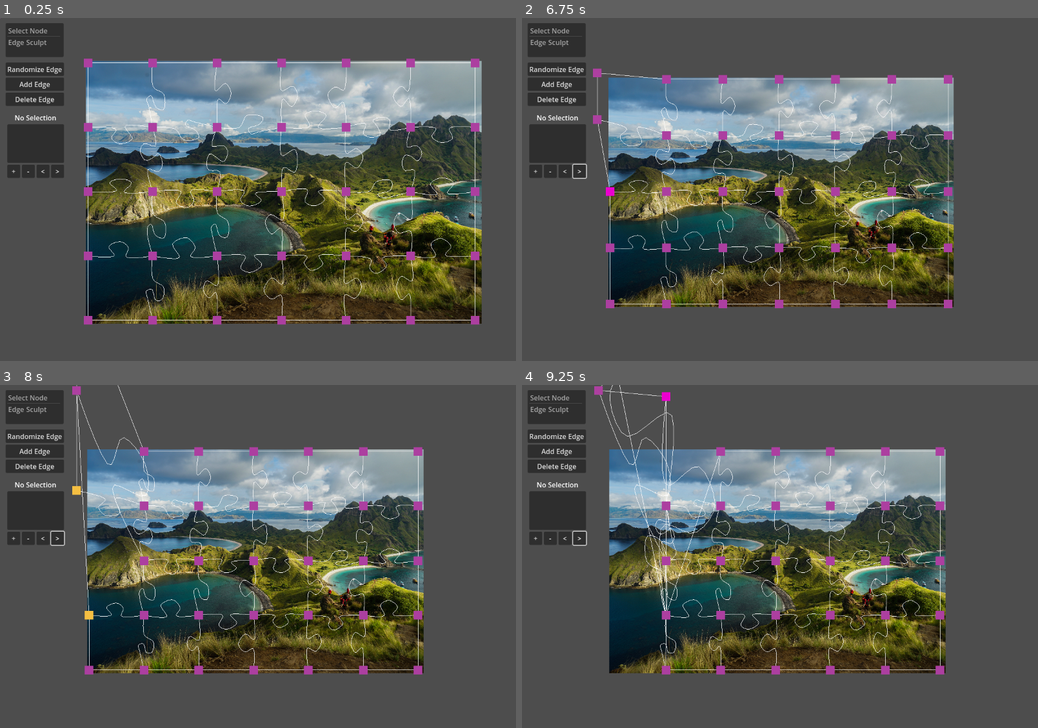
Above: before the commit, frames 1-4 (two rows, left to right).
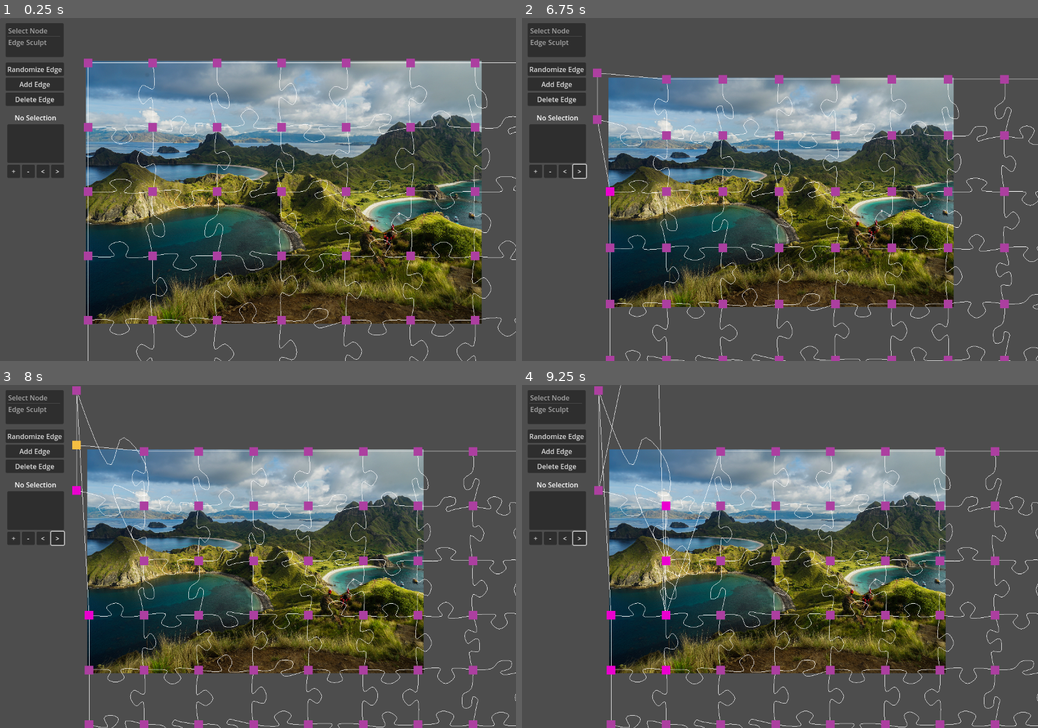
Above: after the commit, the same moments.

Repository: kreibaum/puzzle-shark
Game: Godot game, scene res://editor.tscn
The game is run twice, just before and just after one commit, with the same random seed, the same clock (stepped at 60 frames per second) and the same inputs.
Inputs (mouse positions are in pixels of both pictures, inside the frame that each line leads up to):
- Up to frame 1 (0.25 s): no input
- Up to frame 2 (6.75 s): click (558, 69) at 0.5 s, where only the run before the commit has a clickable "Randomize Edge"; click (558, 83) at 1.25 s, where only the run before the commit has a clickable "Add Edge"; click (537, 172) at 2 s, where only the run before the commit has a clickable "+"; click (552, 172) at 2.75 s, where only the run before the commit has a clickable "-"; click (563, 172) at 3.5 s, where only the run before the commit has a clickable "<"; click (578, 172) at 4.25 s, where only the run before the commit has a clickable ">"; tap Enter at 5, 6.5 s; drag from (609, 62) to (522, 18) at 5.02 s; tap Space at 5.75 s; drag from (609, 127) to (522, 18) at 5.77 s; move the mouse to (609, 192) at 6.52 s; hold Mouse wheel down (ZoomIn) from 6.53 s (still down); click (609, 192) at 6.67 s
- Up to frame 3 (8 s): tap Middle mouse button (Drag) at 6.8 s; release Mouse wheel down (ZoomIn) at 7.25 s; drag from (87, 614) to (77, 443) at 7.27 s
- Up to frame 4 (9.25 s): drag from (609, 669) to (666, 450) at 8.02 s; drag from (666, 450) to (666, 614) at 8.77 s

The runs differ from the first frame. In frame 1, 3.5% of the frame differs, in the area x 17-100%, y 12-100%; in frame 2, 4.1%; in frame 3, 4.3%; in frame 4, 5.3%, in the area x 14-100%, y 0-100%.

Commit message:
step 1: bring all translation / dragging related code from handles to puzzle canvas

Diff:
--- a/DragDropHandle.gd
+++ b/DragDropHandle.gd
@@ -1,6 +1,17 @@
 class_name DragDropHandle extends Area2D
 
-var position_before_drag: Vector2 = Vector2.INF
+var stored_position: Vector2 = Vector2.INF
+
+func store_position(position_to_store: Vector2):
+	stored_position = position_to_store
+
+func unstore_position():
+	stored_position = Vector2.INF
+
+func restore_position():
+	var position_to_restore = stored_position
+	unstore_position()
+	return position_to_restore
 
 var hovered: bool = false:
 	set(value):
@@ -30,54 +41,15 @@
 func _ready():
 	camera.zoom_changed.connect(update_zoom)
 
-
-## Moves the handle by the given offset, but remembers where it was before the
-## drag started so that it can be rolled back.
-func preview_drag(delta: Vector2):
-	if position_before_drag == Vector2.INF:
-		position_before_drag = self.position
-	move_to(position_before_drag + delta)
-
-
-## Commits the drag, i.e. the handle is moved to the new position and the
-## position before the drag is forgotten.
-func commit_drag(delta: Vector2):
-	preview_drag(delta)
-	position_before_drag = Vector2.INF
-
-
-## Rolls back the drag, i.e. the handle is moved back to the position before the
-## drag started.
-func rollback_drag():
-	if position_before_drag != Vector2.INF:
-		move_to(position_before_drag)
-		position_before_drag = Vector2.INF
-
-
-# Sets the position and triggers the signal so dependent objects can update.
-func move_to(new_position):
-	if self.position != new_position:
-		self.position = new_position
-		position_changed.emit()
-
-
-func transform(transformation: Transform2D):
-	self.position = transformation * self.position
-	position_changed.emit()
-
-
 # Called when the mouse is pressed
 func _input_event(_viewport, event, _shape_index):
 	captured_input_event.emit(self, event)
 
-
 func _mouse_enter():
 	captured_hover_event.emit(self, true)
 
-
 func _mouse_exit():
 	captured_hover_event.emit(self, false)
-
 
 func update_color():
 	if selected:
--- a/PuzzleCanvas/PuzzleCanvas.gd
+++ b/PuzzleCanvas/PuzzleCanvas.gd
@@ -22,8 +22,8 @@
 signal selection_changed
 
 func _ready():
-	var w = 7
-	var h = 5
+	var w = 50
+	var h = 50
 
 	for x in range(0, w):
 		for y in range(0, h):
@@ -51,6 +51,10 @@
 			if x == 0 or x == w - 1:
 				edge.make_straight()
 
+## Project a point onto the puzzle canvas
+func project_onto_canvas(point: Vector2):
+	return point
+
 ## Creates an edge between the two handles.
 func create_edge(left: DragDropHandle, right: DragDropHandle) -> Edge:
 	var edge: Edge = edge_scene.instantiate()
@@ -75,6 +79,7 @@
 	return null
 
 
+## Returns an array containing all currently selected edges
 func get_selected_edges() -> Array:
 	var result = []
 	for edge in edges:
@@ -82,36 +87,47 @@
 			result.append(edge)
 	return result
 
+## Remove an edge from the puzzle canvas
 func delete_edge(edge: Edge):
 	edges.erase(edge)
 	edge.queue_free()
 	selection_changed.emit()
 
+## Move a handle to a target position. If this position is outside of
+## the bounding box, project the handle onto it. *All* modifications
+## of a handle's position should go through this function.
+func move_handle_to(handle: DragDropHandle, target_position: Vector2):
+	var new_position = project_onto_canvas(target_position)
+	if handle.position != new_position:
+		handle.position = new_position
+		handle.position_changed.emit()
 
-## Applies a function to all currently selected handles. (Vertices)
-## It also applies on the current hover if it is not selected.
-func apply_on_selection(fkt):
-	for any_handle in current_selection:
-		fkt.call(any_handle)
-	if current_hover != null and current_hover not in current_selection:
-		fkt.call(current_hover)
+## Translate a handle by an offset vector, respecting the canvas bounding box
+func move_handle_by(handle: DragDropHandle, delta: Vector2):
+	var target_position = handle.position + delta
+	move_handle_to(handle, target_position)
 
+## Notify handle that a dragging event starts
+func drag_handle_start(handle: DragDropHandle):
+	handle.store_position(handle.position)
 
+## Notify handle that a dragging event finished sucessfully
+func drag_handle_end(handle: DragDropHandle):
+	handle.unstore_position()
 
-func _unhandled_input(event):
-	state_machine.unhandled_input(event)
-
-
+## Notify handle that a dragging event was aborted
+func drag_handle_rollback(handle: DragDropHandle):
+	move_handle_to(handle, handle.restore_position())
 
 ## Removes a handle from the selection set, if it is inside.
-func deselect(handle):
+func deselect_handle(handle):
 	current_selection.erase(handle)
 	handle.selected = false
 	selection_changed.emit()
 
 
 ## Removes all handles from the selection set.
-func deselect_all():
+func deselect_all_handles():
 	for handle in current_selection:
 		handle.selected = false
 	current_selection.clear()
@@ -119,10 +135,23 @@
 
 
 ## Adds a handle to the selection set.
-func select(handle):
+func select_handle(handle):
 	current_selection[handle] = true
 	handle.selected = true
 	selection_changed.emit()
+
+## Applies a function to all currently selected handles. (Vertices)
+## It also applies on the current hover if it is not selected.
+func apply_on_selected_handles(fkt):
+	for any_handle in current_selection:
+		fkt.call(any_handle)
+	if current_hover != null and current_hover not in current_selection:
+		fkt.call(current_hover)
+
+func move_selected_handles_by(delta: Vector2):
+	apply_on_selected_handles(func(handle): move_handle_by(handle, delta))
+
+
 
 
 func saveToFile():
@@ -146,3 +175,6 @@
 	svg_path = svg_path.trim_suffix(" L ")
 
 	return svg_path
+
+func _unhandled_input(event):
+	state_machine.unhandled_input(event)
--- a/UI/SelectState.gd
+++ b/UI/SelectState.gd
@@ -1,7 +1,7 @@
 class_name SelectState extends State
 
 # Variables related to dragging. INF means we are not dragging.
-var drag_start: Vector2 = Vector2.INF
+var drag_position: Vector2 = Vector2.INF
 
 
 # Called when the node enters the scene tree for the first time.
@@ -14,24 +14,25 @@
 		if event.button_index == MOUSE_BUTTON_LEFT:
 			if event.pressed:
 				# We are now dragging.
-				drag_start = canvas.get_global_mouse_position()
+				canvas.apply_on_selected_handles(canvas.drag_handle_start)
+				drag_position = canvas.get_global_mouse_position()
 			else:
 				# Is this adding to the selection?
 				if is_additive_selection():
 					if canvas.current_selection.has(handle):
-						canvas.deselect(handle)
+						canvas.deselect_handle(handle)
 					else:
-						canvas.select(handle)
+						canvas.select_handle(handle)
 				else:
 					# Exclusive mode, so we deselect everything else.
-					canvas.deselect_all()
-					canvas.select(handle)
+					canvas.deselect_all_handles()
+					canvas.select_handle(handle)
 
 				handle_mouse_release()
 		elif event.button_index == MOUSE_BUTTON_RIGHT:
 			# Rollback the drag.
-			drag_start = Vector2.INF
-			canvas.apply_on_selection(func(handle): handle.rollback_drag())
+			canvas.apply_on_selected_handles(canvas.drag_handle_rollback)
+			drag_position = Vector2.INF
 
 			# Remove the selection box without effect.
 			canvas.selection_box.end_selection()
@@ -54,34 +55,36 @@
 		event is InputEventKey and event.keycode == KEY_S and event.ctrl_pressed and event.pressed
 	)
 
-
 ## Handles release of the left mouse button.
 func handle_mouse_release():
 	# Are we dragging? If so, we need to commit the drag.
-	if drag_start != Vector2.INF:
-		var delta = canvas.get_global_mouse_position() - drag_start
-		canvas.apply_on_selection(func(handle): handle.commit_drag(delta))
-		drag_start = Vector2.INF
+	if drag_position != Vector2.INF:
+		var delta = canvas.get_global_mouse_position() - drag_position
+		canvas.move_selected_handles_by(delta)
+		canvas.apply_on_selected_handles(canvas.drag_handle_end)
+		drag_position = Vector2.INF
 
 	# We also commit the selection box, if we have one:
 	if canvas.selection_box.is_selecting:
 		# Is this adding to the selection?
 		if !is_additive_selection():
 			# Exclusive mode, so we deselect everything else.
-			canvas.deselect_all()
+			canvas.deselect_all_handles()
 
 		for handle in canvas.selection_box.current_selection:
-			canvas.select(handle)
+			canvas.select_handle(handle)
 
 		canvas.selection_box.end_selection()
 
 
 ## Handles mouse motion based on the global mouse position.
 func handle_mouse_motion(event: InputEventMouseMotion):
-	if drag_start != Vector2.INF:
+	if drag_position != Vector2.INF:
 		# We are dragging, so we need to move all selected handles.
-		var delta = canvas.get_global_mouse_position() - drag_start
-		canvas.apply_on_selection(func(handle): handle.preview_drag(delta))
+		var mouse_position = canvas.get_global_mouse_position()
+		var delta = mouse_position - drag_position
+		canvas.move_selected_handles_by(delta)
+		drag_position = mouse_position
 
 	if event.button_mask == MOUSE_BUTTON_MASK_LEFT:
 		canvas.selection_box.move_selection()
@@ -113,9 +116,9 @@
 				edge_on_which_click_started = edge
 			else:
 				if edge_on_which_click_started == edge:
-					canvas.deselect_all()
-					canvas.select(edge.left_handle)
-					canvas.select(edge.right_handle)
+					canvas.deselect_all_handles()
+					canvas.select_handle(edge.left_handle)
+					canvas.select_handle(edge.right_handle)
 				edge_on_which_click_started = null
 
 
